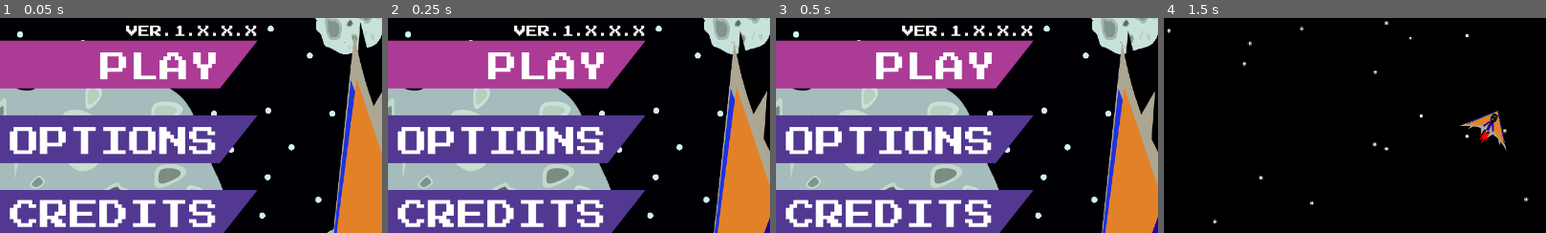
Above: before the commit, frames 1-4 (left to right).
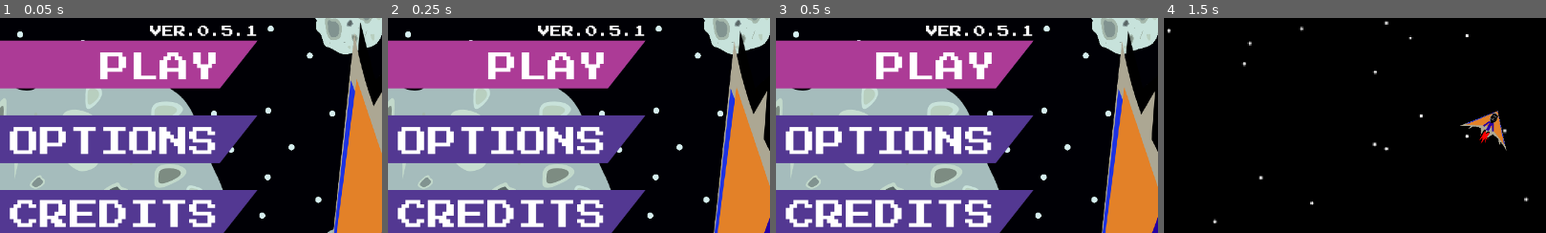
Above: after the commit, the same moments.

Repository: JustALover/Assteroids
Game: Godot game, scene res://Escenas/Assteroids Title Screen Menu/main_title_assteroids.tscn
Two runs of this game, one before a commit and one after it. Both use one fixed random seed, a clock stepped at 60 frames per second and the inputs below. The engine's default icon, where the game draws it, is replaced by a stand-in: a white triangle on a blue panel in a dark square.
Inputs (mouse positions are % of the whole screen's width and height, from its top left):
- Up to frame 1 (0.05 s): no input
- Up to frame 2 (0.25 s): no input
- Up to frame 3 (0.5 s): no input
- Up to frame 4 (1.5 s): click "PLAY" at 0.5 s; tap Enter at 1.25 s; move the mouse to (72, 45) at 1.27 s; hold D (RIGHT) from 1.28 s (still down); hold Shift (BOOST MOVEMENT) from 1.28 s (still down)
The pictures show only the part of the screen within x 7-57%, y 25-75%; the shares and areas given below are measured in that part.

The runs differ from the first frame. In frame 1, 0.8% of the frame differs, in the area x 33-68%, y 3-9%; in frame 2, 0.8%; in frame 3, 0.8%; in frame 4, nothing differs.

Commit message:
Added: Icon to the game and first official version
-Added Icon to the game
-First official playable version
(0.5.1)
0: No official version to playtest
5: Half the game is complete and is also stable and playable
1: This commit is adding a tiny change that is adding an icon to this game and the first official version.

Diff:
--- a/Escenas/Assteroids Title Screen Menu/main_title_assteroids.tscn
+++ b/Escenas/Assteroids Title Screen Menu/main_title_assteroids.tscn
@@ -104,7 +104,7 @@
 layout_mode = 2
 theme_override_fonts/font = ExtResource("2_clr4r")
 theme_override_font_sizes/font_size = 20
-text = "VER.1.X.X.X"
+text = "VER.0.5.1"
 horizontal_alignment = 2
 vertical_alignment = 2
 
--- a/project.godot
+++ b/project.godot
@@ -13,7 +13,7 @@
 config/name="ASSteroids"
 run/main_scene="uid://b25orbgb57x5e"
 config/features=PackedStringArray("4.6", "Forward Plus")
-config/icon="res://icon.svg"
+config/icon="uid://d3ivwjxu7fxrb"
 
 [autoload]
 
Not shown, added: Texturas/AssteroidsICON.svg
Not shown, added: Texturas/AssteroidsICON.svg.import
